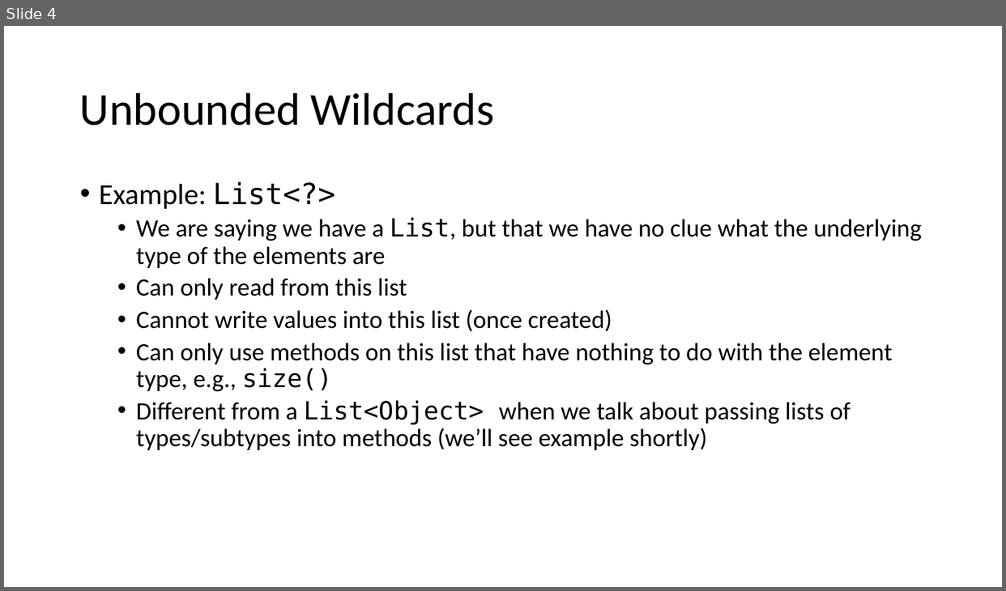
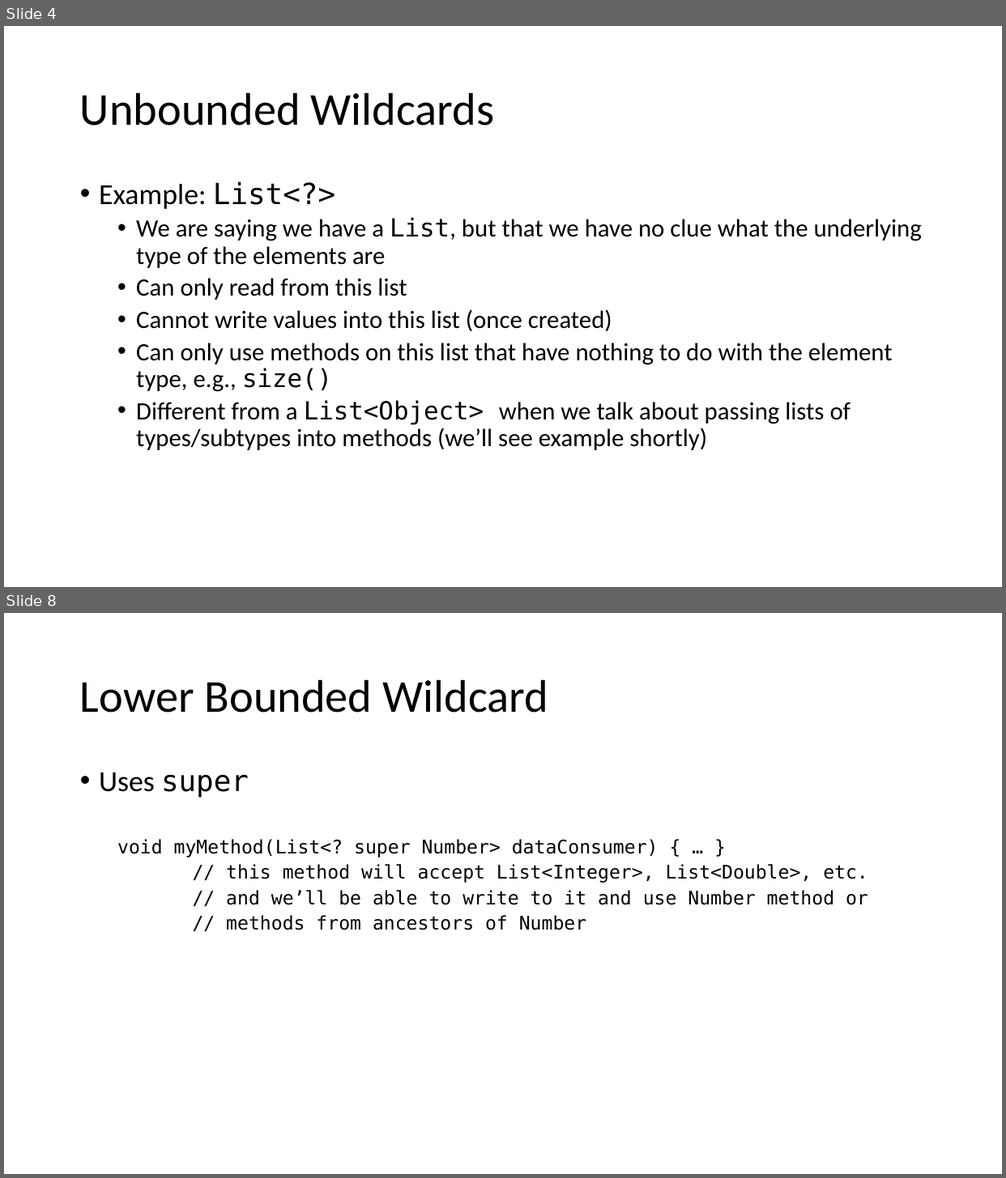
Before and after one commit to jpuopolo-wit/comp1050-lectures, a slide deck: generics-wildcards.pptx. Shown one above the other, each under a label of ours: slide 4 before the commit, slides 4 and 8 after it; the slides between them are not shown. The pictures are 1006x591 and 1006x1178 pixels, drawn with LibreOffice and Linux fonts; fonts in the diff are those of the drawing. Boxes give left, top, right and bottom in pixels: in the first picture for what was removed or moved away, otherwise in the second. Text is boxed around its words. In the diff, an @@ line names an element or a change of style, - is before the commit and + after.

```diff
--- a/generics-wildcards.pptx
+++ b/generics-wildcards.pptx
@@ slide 8 added at (4,613,1002,1174), background #FFFFFF @@
@@ title added at (80,679,548,713), 44 pt, text #000000 @@
+Lower Bounded Wildcard
@@ text added at (99,773,868,931), 18 pt, text #000000 @@
+• Uses super
+  void myMethod(List<? super Number> dataConsumer) { … }
+  // this method will accept List<Integer>, List<Double>, etc.
+  // and we’ll be able to write to it and use Number method or
+  // methods from ancestors of Number
```
Also in this commit, not shown: 6 other slides added.
